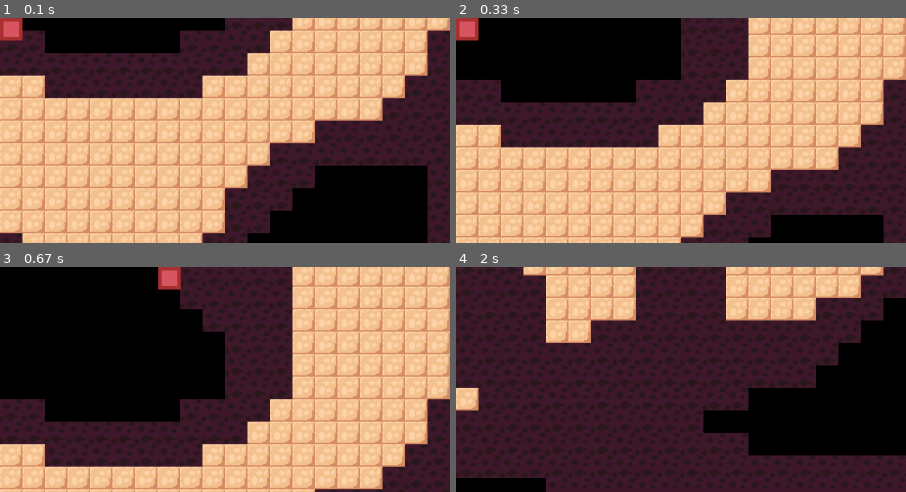
Above: before the commit, frames 1-4 (two rows, left to right).
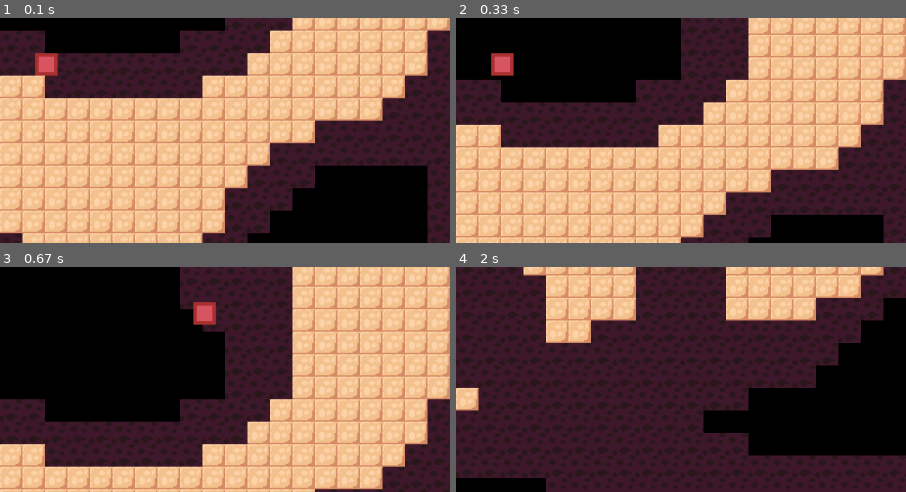
Above: after the commit, the same moments.

Repository: ARKANYOTA/Pygame-Test
Game: pygame game, started from scripts/index.py
The game is run twice, just before and just after one commit, with the same random seed, the same clock (stepped at 60 frames per second) and the same inputs.
Inputs:
- Up to frame 1 (0.1 s): no input
- Up to frame 2 (0.33 s): no input
- Up to frame 3 (0.67 s): hold D from 0.33 s (still down)
- Up to frame 4 (2 s): release D at 0.8 s; hold W 0.83-1.13 s; tap Z at 0.9, 1.23, 1.53 s; hold D 1.17-1.63 s
The pictures show only the part of the screen within x 0-50%, y 0-50%; the shares and areas given below are measured in that part.

The runs differ from the first frame. In frame 1, 1.0% of the frame differs, in the area x 0-13%, y 0-26%; in frame 2, 1.0%; in frame 3, 1.0%; in frame 4, nothing differs.

Commit message:
problem implementation  on Vscode

Diff:
--- a/index.py
+++ /dev/null
@@ -1,166 +0,0 @@
-import sys, pygame
-from player import Player
-from vector2 import *
-from random import randint, uniform
-from math import sin, cos, floor
-
-worldseed = uniform(-65536, 65535)
-size = scrwidth, scrheight = 1100, 700
-speed = [2, 2]
-black = 0, 0, 0
-circlepos = [scrwidth / 2, scrheight / 2]
-screen = pygame.display.set_mode(size)
-DISPLAY = pygame.display.set_mode((scrwidth, scrheight), 0, 32)
-groundImg = pygame.image.load("dummyGround.png")
-
-player1Texture = pygame.transform.scale(pygame.image.load("redsquare.png"), (64, 64))
-player2Texture = pygame.image.load("intro_ball.gif")
-playerTextures = [player1Texture, player2Texture]
-players = []
-
-
-def get_dir():
-    return Vector2(1 * pygame.key.get_pressed()[pygame.K_RIGHT] - 1 * pygame.key.get_pressed()[pygame.K_LEFT],
-                   1 * pygame.key.get_pressed()[pygame.K_DOWN] - 1 * pygame.key.get_pressed()[pygame.K_UP])
-
-
-def randcol():
-    return (randint(0, 255), randint(0, 255), randint(0, 255))
-
-
-def smoothstep(a0, a1, w):
-    # return (a1 - a0) * w + a0; # linear interpolation (ugly but optimized)
-    return (a1 - a0) * (3.0 - w * 2.0) * w * w + a0  # cubic
-
-
-def smoothstep2(a0, a1, w):
-    # pas de différence notable, utilisez smoothstep() à la place
-    # no noticable difference, use smoothstep() instead
-    return (a1 - a0) * ((w * (w * 6.0 - 15.0) + 10.0) * w * w * w) + a0  # smoothest
-
-
-def randomGrid(ix, iy):
-    # Random float. No precomputed gradients mean this works for any number of grid coordinates
-    # Readapted from source C code: https://en.wikipedia.org/wiki/Perlin_noise
-    random = 2920.0 * sin(ix * 21942.0 + iy * 171324.0 + 8912.0 + worldseed) * cos(
-        ix * 23157.0 * worldseed * iy * 217832.0 + 9758.0);
-    return Vector2(cos(random), sin(random))
-
-
-def pnoise(x, y):
-    #  (x0,y0) - (x1,y0)
-    #  |         |
-    #  (x0,y1) - (x1,y1)
-    x0 = floor(x)
-    x1 = x0 + 1
-    y0 = floor(y)
-    y1 = y0 + 1
-
-    # Compute weights for interpolation for later on
-    sx = x - x0
-    sy = y - y0
-
-    # Compute dot products of vectors in nearby grids
-    v0 = randomGrid(x0, y0)
-    d0 = Vector2(x - x0, y - y0)
-    dot0 = v0.dot(d0)
-
-    v1 = randomGrid(x1, y0)
-    d1 = Vector2(x - x1, y - y0)
-    dot1 = v1.dot(d1)
-
-    s0 = smoothstep(dot0, dot1, sx)
-
-    v0 = randomGrid(x0, y1)
-    dot0 = v0.x * (x - x0) + v0.y * (y - y1)
-    v1 = randomGrid(x1, y1)
-    dot1 = v1.x * (x - x1) + v1.y * (y - y1)
-
-    s1 = smoothstep(dot0, dot1, sx)
-    val = smoothstep(s0, s1, sy)
-
-    return val
-
-
-def perlinnoise(display, grid, color, pixw, cellw):
-    # old version; do not use
-    for i in range(len(grid)):
-        for j in range(len(grid[i])):
-            col = randcol()
-            for ci in range(cellw):
-                for cj in range(cellw):
-                    dist = Vector2((ci - (cellw / 2)) / cellw, (cj - (cellw / 2)) / cellw)
-                    dot = dist.dot(grid[i][j])
-                    sdot = (dot + 1) * 255 / 2
-                    pygame.draw.rect(display, (sdot, sdot, sdot),
-                                     (i * pixw * cellw + (ci * pixw), j * pixw * cellw + (cj * pixw), pixw, pixw))
-
-
-def clamp(val, a, b):
-    return max(a, min(val, b))
-
-
-def printpnoise(x, y, nx, ny, w, h, s, blkw):
-    for i in range(w):
-        for j in range(h):
-            div = 5
-            val = pnoise(i / s + nx, j / s + ny)
-            if div != 0:
-                val = floor((val + .5) * div) / div
-            val = clamp((128 * (val + 1)), 0, 255)
-            if 190 < val:
-                val = 255
-                DISPLAY.blit(groundImg, (i * blockw, j * blockw))
-            elif .5 < val:
-                val = 127
-            else:
-                val = 0
-            # pygame.draw.rect(DISPLAY, (val, val, val), (i*blkw+x, j*blkw+y, blkw, blkw))
-
-
-def main():
-    # WHITE = (255, 255, 255)
-    # BLUE = (0, 0, 255)
-
-    pygame.init()
-    noiseposy = 0
-    blockw = 64
-    scale = 10
-    printpnoise(0, 0, 0, noiseposy, scrwidth // blockw, scrheight // blockw, scale, blockw)
-    while True:
-        if len(players) == 0:
-            players.append(Player(1, pygame, DISPLAY))
-            players[0].init()
-
-        screen.fill((0, 0, 0))
-        for event in pygame.event.get():
-            pass
-            if event.type == pygame.QUIT:
-                sys.exit()
-
-        dirr = get_dir()
-        if dirr.x == 1:
-            scale += 0.05
-            print(scale)
-        elif dirr.x == -1:
-            scale -= 0.05
-            print(scale)
-        if dirr.y == -1:
-            noiseposy -= 1
-            print(scale)
-        elif dirr.y == 1:
-            noiseposy += 1
-            print(scale)
-        else:
-            pass
-        if dirr != Vector2(0, 0):
-            printpnoise(0, 0, 0, noiseposy, scrwidth // blockw, scrheight // blockw, scale, blockw)
-
-        for player in players:
-            DISPLAY.blit(playerTextures[player.playerNumber - 1], (player.getX(), player.getY()))
-            player.update()
-
-        pygame.display.flip()
-
-
-main()
--- a/scripts/index.py
+++ b/scripts/index.py
@@ -5,16 +5,15 @@
 from random import randint, uniform
 from math import sin, cos, floor
 from time import sleep
+from input import *
 
 
 def get_dir():
     return Vector2(1 * pygame.key.get_pressed()[pygame.K_RIGHT] - 1 * pygame.key.get_pressed()[pygame.K_LEFT],
                    1 * pygame.key.get_pressed()[pygame.K_DOWN] - 1 * pygame.key.get_pressed()[pygame.K_UP])
 
-
 def randcol():
     return randint(0, 255), randint(0, 255), randint(0, 255)
-
 
 def clamp(val, a, b):
     return max(a, min(val, b))
@@ -30,8 +29,8 @@
 #    pygame.display.set_caption("My Game")
 
     # Textures
-    player1Texture = pygame.transform.scale(pygame.image.load("../textures/redsquare.png"), (32, 32))
-    player2Texture = pygame.image.load("../textures/intro_ball.gif")
+    player1Texture = pygame.transform.scale(pygame.image.load("textures/redsquare.png"), (32, 32))
+    player2Texture = pygame.image.load("textures/intro_ball.gif")
     playerTextures = [player1Texture, player2Texture]
 
     # Game constants
@@ -39,7 +38,6 @@
     SEED = uniform(-65536, 65535)
 
     # Game variables
-    map = [[0 for k in range(scrwidth)] for i in range(scrheight)]
     noise = PerlinNoise(SEED, 0, 0, 10, scrwidth//BLOCKWIDTH, scrheight//BLOCKWIDTH)
     groundMovement = 0
     noiseposy = 0
@@ -60,6 +58,7 @@
                     pass
 
         screen.fill((0,0,0))
+
         # Noise scrolling
         noiseposy += 5
         if noiseposy > BLOCKWIDTH:
@@ -69,8 +68,9 @@
         noise.print_perlin_noise(DISPLAY, 0, noiseposy-BLOCKWIDTH, scrwidth//BLOCKWIDTH, scrheight//BLOCKWIDTH, BLOCKWIDTH)
 
         if len(players) == 0:
-            players.append(Player(DISPLAY, 1, 0, 0))
+            players.append(Player(DISPLAY, 1, 50, 50))
             players[0].init()
+
 
         for player in players:
             DISPLAY.blit(playerTextures[player.playerNumber - 1], (player.getX(), player.getY()))
--- a/scripts/perlinnoise.py
+++ b/scripts/perlinnoise.py
@@ -24,7 +24,7 @@
     def randomGrid(self, ix, iy):
         # Random float. No precomputed gradients mean this works for any number of grid coordinates
         # Readapted from source C code: https://en.wikipedia.org/wiki/Perlin_noise
-        random = 2920.0 * sin(ix * 21942.0 + iy * 171324.0 + 8912.0 + self.seed) * cos(ix * 23157.0 * self.seed * iy * 217832.0 + 9758.0);
+        random = 2920.0 * sin(ix * 21942.0 + iy * 171324.0 + 8912.0 + self.seed) * cos(ix * 23157.0 * self.seed * iy * 217832.0 + 9758.0)
         return Vector2(cos(random), sin(random))
 
     def perlin_noise(self, x, y, scale=1):
@@ -79,8 +79,8 @@
 
     def print_perlin_noise(self, display, screen_x, screen_y, width, height, blockw):
         # width and neight in blocks
-        groundImg = pygame.image.load(r"../textures/dummyGround.png")
-        groundBGImg = pygame.image.load(r"../textures/dummyDecoGround.png")
+        groundImg = pygame.image.load("textures/dummyGround.png")
+        groundBGImg = pygame.image.load("textures/dummyDecoGround.png")
         for row in range(self.height):
             for col in range(self.width):
                 noise = self.map[row][col]
--- a/scripts/player.py
+++ b/scripts/player.py
@@ -49,9 +49,9 @@
     def getYVelocity(self):
         return self.velocity.y
 
-    def addXVelocity(self, yVelocity):
+    def addXVelocity(self, xVelocity):
         self.velocity.x += xVelocity
-    def setXVelocity(self, yVelocity):
+    def setXVelocity(self, xVelocity):
         self.velocity.x = xVelocity
     def addYVelocity(self, yVelocity):
         self.velocity.y += yVelocity
